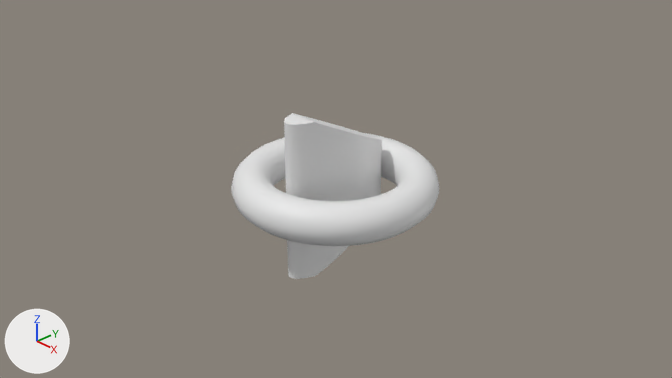
The Blender file 3d-models/Invader2.blend: old version first, new version second.
One viewpoint serves both versions: the file's camera 'Camera'. The lights are fixed; the arrows at lower left show +X, +Y and +Z.
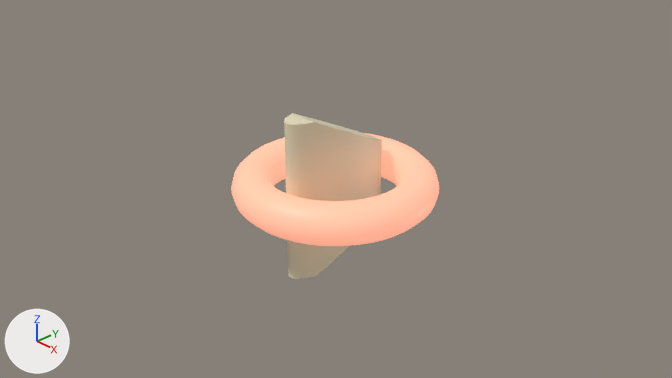
Where the change shows, as pixel boxes [x1, y1, x2, y2] in the pictures (672 x 378 px):
part 1 of me_torus, recoloured (white to beige): [231, 133, 439, 246] in both
part 2 of me_torus, recoloured (grey to beige): [284, 113, 382, 279] in both

The change, as a list of edits to the scene's bpy script:
```text
Add mat_material_002:
    mat_material_002 = principled_material('Material.002')
    mat_material_002.base_color = (0.797, 0.734, 0.511)  # beige #e7debd
Add mat_material_001:
    mat_material_001 = principled_material('Material.001')
    mat_material_001.base_color = (0.791, 0.319, 0.216)  # beige #e69980
    mat_material_001.emission_color = (0.791, 0.319, 0.216)  # beige #e69980
    mat_material_001.emission_strength = 1.0
Change me_torus:
    where me_torus.from_pydata(...)  # 676 vertices, 645 faces; spans x -1.25..1.25, y -1.25..1.25, z -1.0..1.0
    used by ob_torus; location = (0.0, 0.0, 0.0)
    me_torus part 1: 576 of the faces centred in x -1.23..1.23, y -1.23..1.23, z -0.23..0.23 switch from no material to mat_material_001 (beige #e69980)
    me_torus part 2: 67 of the faces centred in x -0.25..0.25, y -0.75..0.75, z 0.0..1.0 switch from no material to mat_material_002 (beige #e7debd)
```
